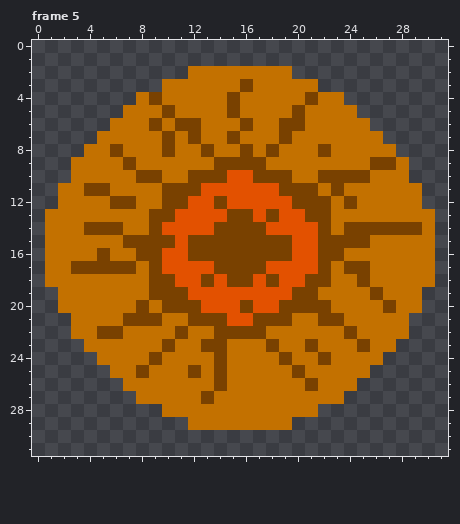
Pixel-art file: Assets/Sprites/EnemySpawner.aseprite. Above, as it was before the edit.
32x32 pixels, 6 frames. Shown: frame 5.
And afterwards:
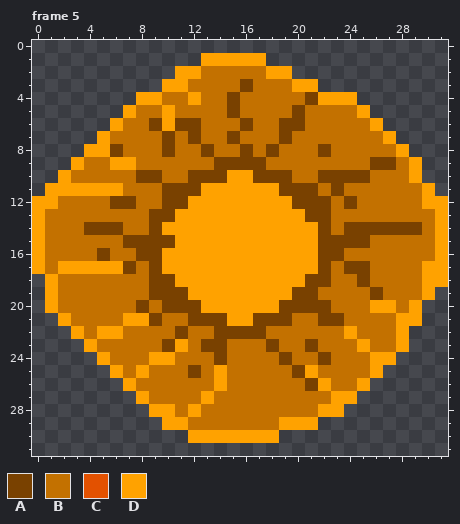
Palette (. is transparent): A #794100  B #c37100  C #e35100  D #ffa200
From old to new:
Frame 5:
y 1: x 13..17 ..... -> DDDDD
y 2: x 11..12 .B -> DD; x 18..19 BB -> DD
y 3: x 10..11 BB -> DD; x 20..21 BB -> DD
y 4: x 8..9 BA -> DD; x 12 B -> D; x 22..24 BB. -> DDD
y 5: x 7 B -> D; x 10 A -> D; x 25 . -> D
y 6: x 6 B -> D; x 10 B -> D; x 26 . -> D
y 7: x 5 B -> D; x 27 . -> D
y 8: x 4..5 BB -> DD; x 28 . -> D
y 9: x 3 B -> D; x 6..7 BA -> DD; x 29 . -> D
y 10: x 2 . -> D; x 15..16 CC -> DD; x 29 . -> D
y 11: x 1..6 .BBAAB -> DDDDDD; x 13..18 CCCCCC -> DDDDDD; x 30 . -> D
y 12: x 0..1 .. -> DD; x 12..19 CCACCCCC -> DDDDDDDD; x 30..31 .. -> DD
y 13: x 0 . -> D; x 11..20 CCCCAACACC -> DDDDDDDDDD; x 31 . -> D
y 14: x 0 . -> D; x 10..21 CCCCAAAACCCC -> DDDDDDDDDDDD; x 31 . -> D
y 15: x 0 . -> D; x 11..21 CAAAAAAAACC -> DDDDDDDDDDD; x 31 . -> D
y 16: x 0 . -> D; x 10..21 CCAAAAAAAACC -> DDDDDDDDDDDD; x 31 . -> D
y 17: x 0 . -> D; x 2..6 BAAAA -> DDDDD; x 10..21 CCCCAAAACCCC -> DDDDDDDDDDDD; x 30..31 B. -> DD
y 18: x 1 B -> D; x 11..20 CCACAACACC -> DDDDDDDDDD; x 30..31 B. -> DD
y 19: x 1 . -> D; x 12..19 CCCCCCCC -> DDDDDDDD; x 30 . -> D
y 20: x 1 . -> D; x 13..18 CCCACC -> DDDDDD; x 26..27 BA -> DD; x 29 B -> D
y 21: x 2 . -> D; x 7..8 AA -> DD; x 15..16 CC -> DD; x 28..29 B. -> DD
y 22: x 3 B -> D; x 5..6 AA -> DD; x 24 A -> D; x 28 B -> D
y 23: x 4 B -> D; x 11 B -> D; x 25 A -> D; x 28 . -> D
y 24: x 5 B -> D; x 9..10 AB -> DD; x 26..27 B. -> DD
y 25: x 6 B -> D; x 8 A -> D; x 14 A -> D; x 21 B -> D; x 26 . -> D
y 26: x 7 B -> D; x 14 A -> D; x 22 B -> D; x 25 . -> D
y 27: x 8 B -> D; x 13 A -> D; x 23..24 B. -> DD
y 28: x 9..10 .B -> DD; x 12 B -> D; x 22..23 .. -> DD
y 29: x 10..11 .. -> DD; x 19..21 B.. -> DDD
y 30: x 12..18 ....... -> DDDDDDD
